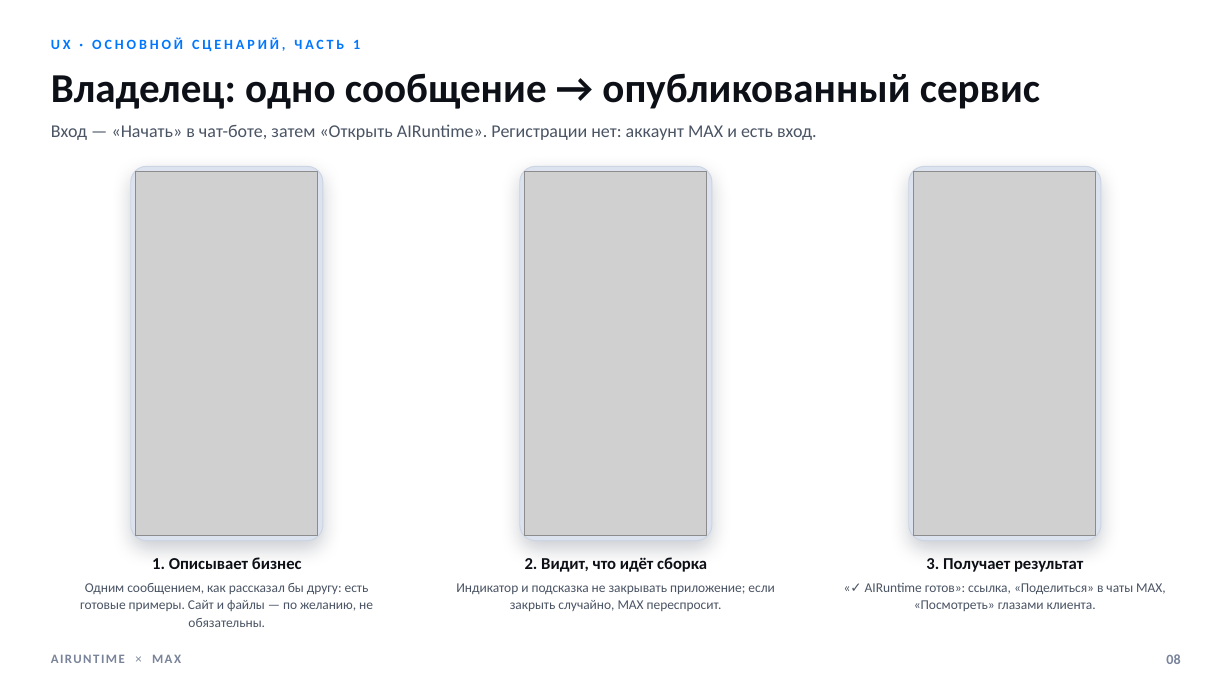
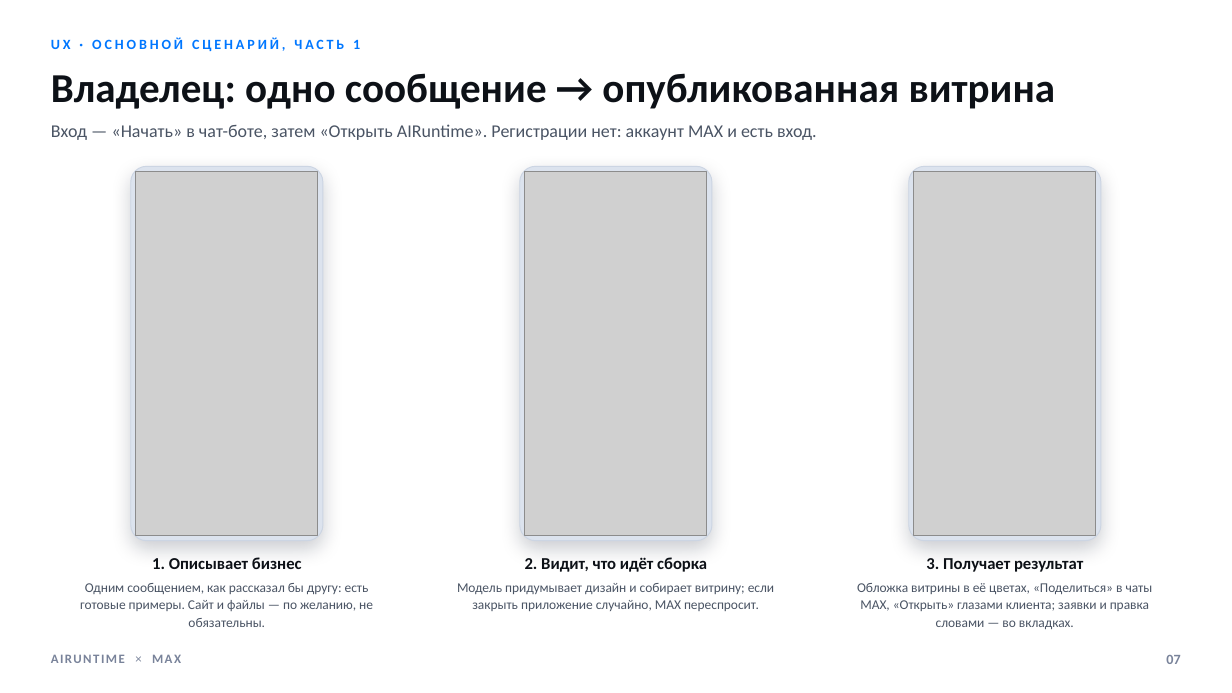
Before and after one commit to airuntime-ru/airuntime, a slide deck: slide 7 of docs/max-presentation/presentation.pptx (slide 8 before the commit). Drawn at 1232x693 pixels with LibreOffice and Linux fonts; fonts in the diff are those of the drawing; grey boxes stand for pictures. Boxes give left, top, right and bottom in pixels: in the first picture for what was removed or moved away, otherwise in the second. Text is boxed around its words. In the diff, an @@ line names an element or a change of style, - is before the commit and + after.

```diff
--- a/docs/max-presentation/presentation.pptx
+++ b/docs/max-presentation/presentation.pptx
@@ text at (51,73,1056,109): text changed @@
-Владелец: одно сообщение → опубликованный сервис
+Владелец: одно сообщение → опубликованная витрина
@@ text at (457,583,774,611): text changed @@
-Индикатор и подсказка не закрывать приложение; если закрыть случайно, MAX переспросит.
+Модель придумывает дизайн и собирает витрину; если закрыть приложение случайно, MAX переспросит.
@@ text at (857,583,1153,629): text changed @@
-«✓ AIRuntime готов»: ссылка, «Поделиться» в чаты MAX, «Посмотреть» глазами клиента.
+Обложка витрины в её цветах, «Поделиться» в чаты MAX, «Открыть» глазами клиента; заявки и правка словами — во вкладках.
@@ text at (1166,655,1180,664): text changed @@
-08
+07
```
Also in this commit, not shown: 18 other slides changed, 2 slides added, 1 slide removed, 33 other files.
